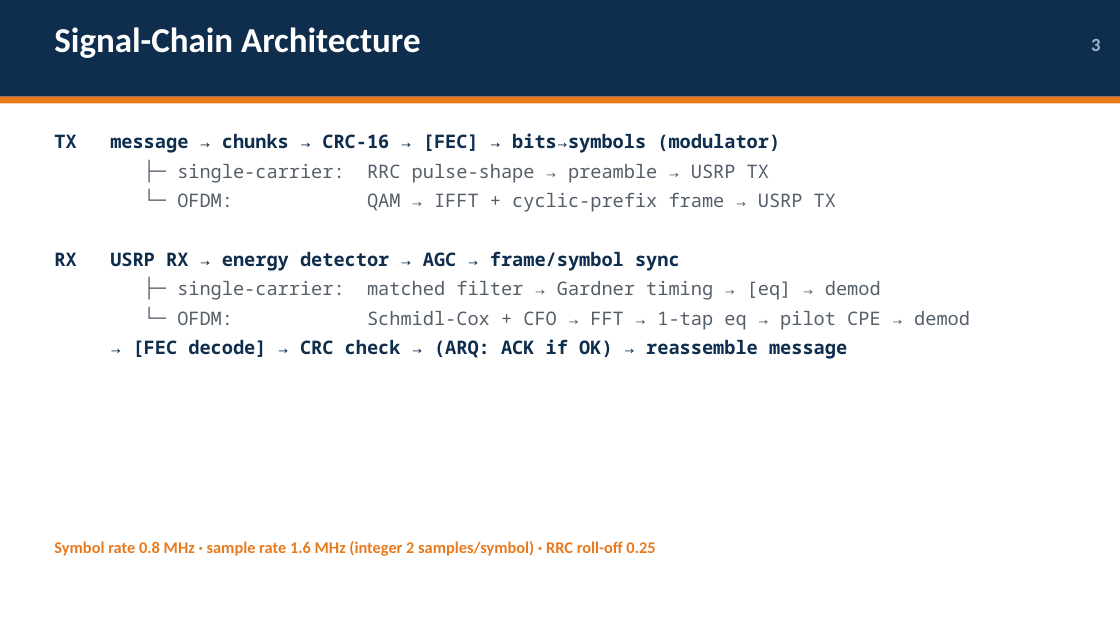
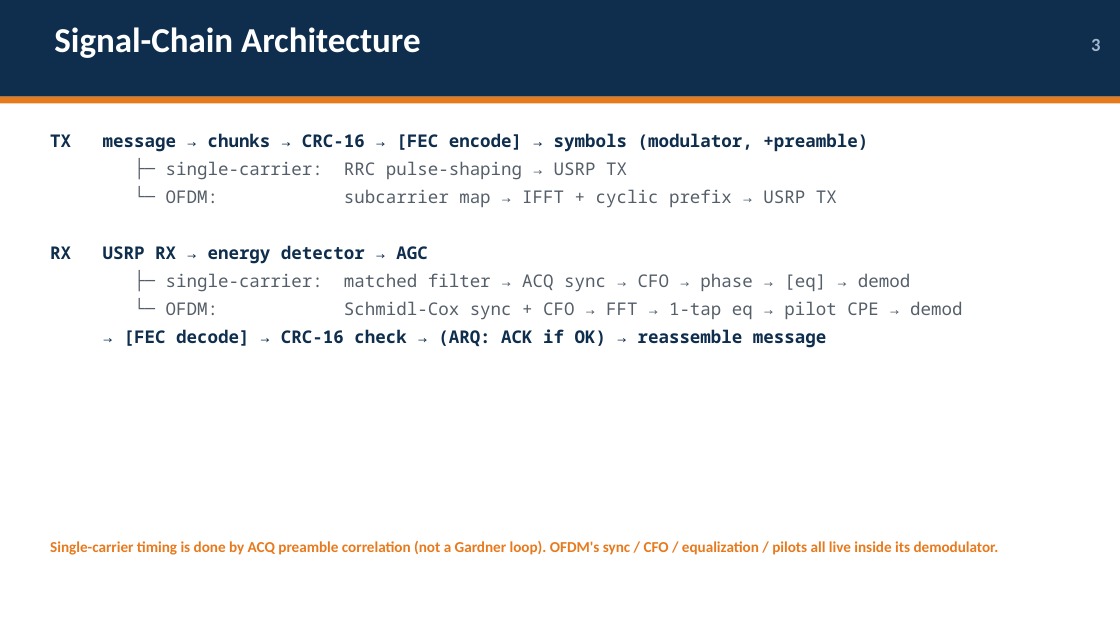
Before and after one commit to XYao2021/unionlabs, a slide deck: slide 3 of slides/SDR_System_Overview.pptx. Drawn at 1120x630 pixels with LibreOffice and Linux fonts; fonts in the diff are those of the drawing. Boxes give left, top, right and bottom in pixels: in the first picture for what was removed or moved away, otherwise in the second. Text is boxed around its words. In the diff, an @@ line names an element or a change of style, - is before the commit and + after.

```diff
--- a/slides/SDR_System_Overview.pptx
+++ b/slides/SDR_System_Overview.pptx
@@ text at (50,133,962,348): text changed; size 16 to 15 pt @@
-TX message → chunks → CRC-16 → [FEC] → bits→symbols (modulator)
-├─ single-carrier: RRC pulse-shape → preamble → USRP TX
-└─ OFDM: QAM → IFFT + cyclic-prefix frame → USRP TX
-RX USRP RX → energy detector → AGC → frame/symbol sync
-├─ single-carrier: matched filter → Gardner timing → [eq] → demod
-└─ OFDM: Schmidl-Cox + CFO → FFT → 1-tap eq → pilot CPE → demod
-→ [FEC decode] → CRC check → (ARQ: ACK if OK) → reassemble message
+TX message → chunks → CRC-16 → [FEC encode] → symbols (modulator, +preamble)
+├─ single-carrier: RRC pulse-shaping → USRP TX
+└─ OFDM: subcarrier map → IFFT + cyclic prefix → USRP TX
+RX USRP RX → energy detector → AGC
+├─ single-carrier: matched filter → ACQ sync → CFO → phase → [eq] → demod
+└─ OFDM: Schmidl-Cox sync + CFO → FFT → 1-tap eq → pilot CPE → demod
+→ [FEC decode] → CRC-16 check → (ARQ: ACK if OK) → reassemble message
@@ text at (50,541,999,555): text changed; size 14 to 13 pt @@
-Symbol rate 0.8 MHz · sample rate 1.6 MHz (integer 2 samples/symbol) · RRC roll-off 0.25
+Single-carrier timing is done by ACQ preamble correlation (not a Gardner loop). OFDM's sync / CFO / equalization / pilots all live inside its demodulator.
```
Also in this commit, not shown: 13 other slides changed, 2 slides added, 1 other file.
